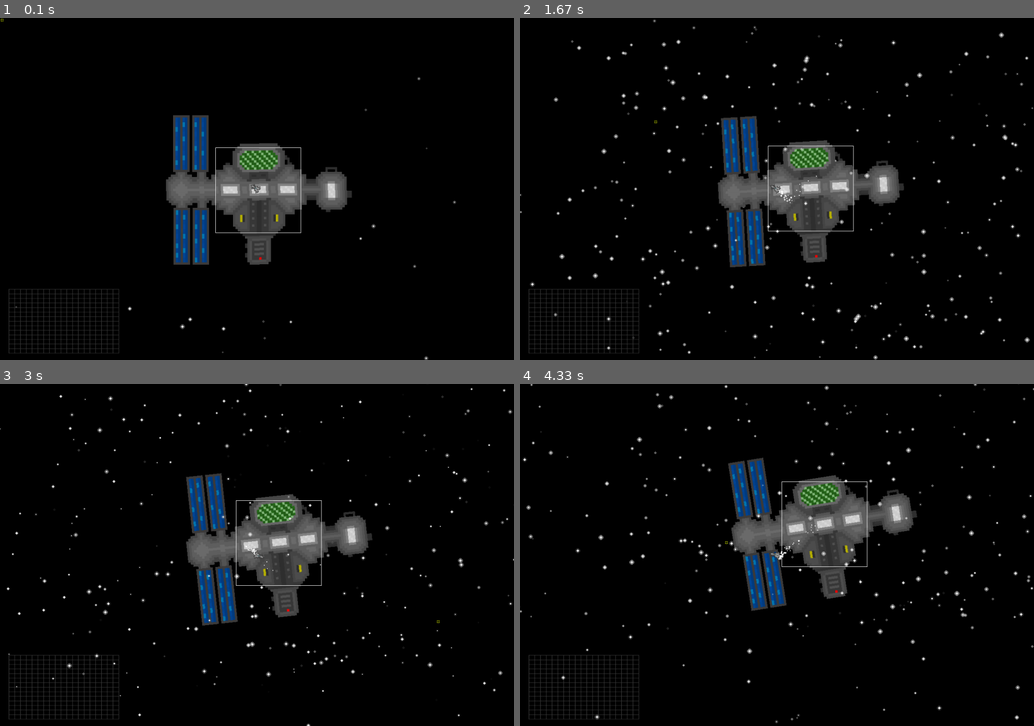
Above: before the commit, frames 1-4 (two rows, left to right).
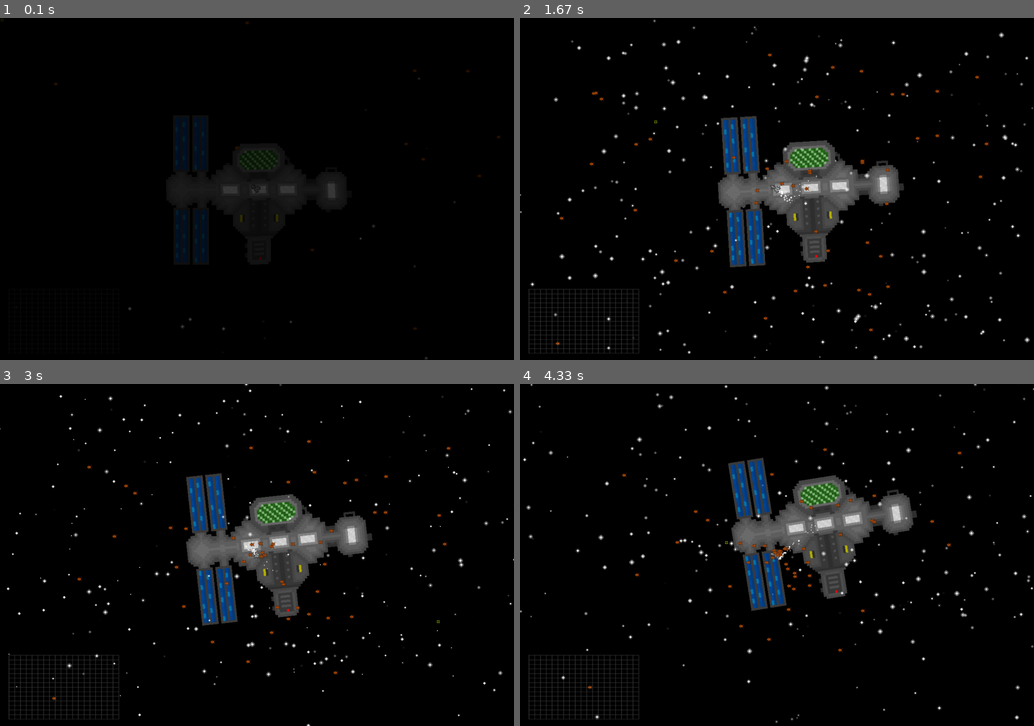
Above: after the commit, the same moments.

Repository: ztdnzunYT/Capstone-Project-2024
Game: pygame game, started from xzplore/xzplore.py
The game is run twice, just before and just after one commit, with the same random seed, the same clock (stepped at 60 frames per second) and the same inputs.
Inputs (mouse positions are in pixels of both pictures, inside the frame that each line leads up to):
- Up to frame 1 (0.1 s): no input
- Up to frame 2 (1.67 s): move the mouse to (756, 202) at 0.37 s; move the mouse to (617, 271) at 0.87 s; move the mouse to (653, 120) at 1.2 s
- Up to frame 3 (3 s): move the mouse to (452, 684) at 1.7 s; move the mouse to (61, 479) at 2.27 s; move the mouse to (436, 623) at 2.6 s
- Up to frame 4 (4.33 s): move the mouse to (633, 592) at 3.03 s; move the mouse to (622, 681) at 3.43 s; move the mouse to (725, 541) at 4.1 s

The runs differ from the first frame. In frame 1, 8.4% of the frame differs, in the area x 0-98%, y 0-100%; in frame 2, 0.5%; in frame 3, 0.5%; in frame 4, 0.5%.

Commit message:
Add files via upload

Diff:
--- a/xzplore/xzplore.py
+++ b/xzplore/xzplore.py
@@ -11,10 +11,14 @@
 SCREEN_HEIGHT = 800 #650
 FPS = 120
 BLACK  = (0,0,0)
-screen = pygame.display.set_mode((SCREEN_WIDTH,SCREEN_HEIGHT),vsync=False)
+screen = pygame.display.set_mode((SCREEN_WIDTH,SCREEN_HEIGHT),vsync=True)
 pygame.mouse.set_visible(False)
 Clock = pygame.time.Clock()
 Game_State = "Space"
+
+class Sounds():
+    lazer = pygame.mixer.Sound("laser-gun.mp3")
+    boom = pygame.mixer.Sound("boom.mp3")
 
 class World_pos():
     world_startX = SCREEN_WIDTH/2
@@ -158,7 +162,8 @@
         self.angle = 0
         self.rot_surf = self.surf
         self.velocity = 0
-        self.airlock = ((255,0,0),(self.x,self.y,10,10),1)
+        self.airlock = None
+
 
     def update(self,angle):
 
@@ -195,7 +200,12 @@
 
     def draw(self):
         screen.blit(self.rot_surf,self.rect)
-        pygame.draw.rect(screen,(255,255,255),(self.x-100,self.y-100,200,200),1)
+        surf = pygame.Surface((200,200),pygame.SRCALPHA)
+        self.airlock = surf.get_rect(center=(self.x,self.y))
+
+
+
+
 
 class Rocket_smoke():
 
@@ -298,7 +308,7 @@
 
     def blink(self):
         self.life_time+=0.02
-        transparency = round(50 * math.sin(self.life_time)+60)
+        transparency = round(50 * math.sin(self.life_time)+self.transparency)
         return transparency
 
     def draw(self):
@@ -457,11 +467,20 @@
         self.transparecy = 200
         self.surface = pygame.Surface((SCREEN_WIDTH,SCREEN_HEIGHT),pygame.SRCALPHA)
         self.rect = self.surface.get_rect(center=(0,0))
-
-
-    def update(self):
+        self.detection = 0
+
+    def update(self,spaceship):
         screen.blit(self.surface,(0,0))
         pygame.draw.rect(self.surface,(*self.color,self.transparecy),(0,0,SCREEN_WIDTH,SCREEN_HEIGHT))
+        mtos_dis = round(math.sqrt((mouse_pos[1]-spaceship.position[1])**2+(mouse_pos[0]-spaceship.position[0])**2))
+        if pygame.Rect.colliderect(spaceship.rect,space_station.airlock) and mtos_dis < World_pos.offset_distance:
+            transition_screen.color = (0,0,0)
+            self.transparecy = min(self.transparecy +1,255)
+        else:
+            self.transparecy = max(self.transparecy -1.5,0)
+        if self.transparecy == 255:
+           global Game_State
+           Game_State = "Spacestation"
 
 
 planet = Planet((3000,-1000),os.path.join("assets","desert_planet.png"),1500,(0,223,135),720/2,20)
@@ -490,7 +509,7 @@
 
 
         if len(background_stars) < 150:
-            background_stars.append(Star(random.randint(-25,SCREEN_WIDTH),random.randint(-25,SCREEN_HEIGHT),25,random.uniform(0,4),120,random.uniform(0.1,1),random.uniform(-.002,.002)))
+            background_stars.append(Star(random.randint(-25,SCREEN_WIDTH),random.randint(-25,SCREEN_HEIGHT),25,random.uniform(0,4),50,random.uniform(0.1,1),random.uniform(-.002,.002)))
 
         for star in background_stars:
             star.draw()
@@ -515,14 +534,18 @@
 
         Projectile.projectile_delay +=1
 
-        if Projectile.projectile_delay > 20:
+        if Projectile.projectile_delay > 10:
             if pygame.mouse.get_pressed()[2]:
+                sounds = [Sounds.lazer.set_volume(0.1),Sounds.lazer.set_volume(0.4)]
+                random.choice(sounds)
+                Sounds.lazer.play()
                 for projectile_num in range(2):
-                    projectiles.append(Projectile(spaceship.position,25,4.5,random.uniform(-.03,.03),(255,231,0),100))
+                    projectiles.append(Projectile(spaceship.position,25,5,random.uniform(-.03,.03),(255,231,0),100))
                 Projectile.projectile_delay = 0
 
         for projectile in projectiles[:]:
             projectile.draw()
+
             projectile.update()
             if projectile.x > SCREEN_WIDTH +30 or projectile.x < -30:
                 projectiles.remove(projectile)
@@ -533,17 +556,22 @@
         spaceship.point_towards(mouse_pos)
         spaceship.move(mouse_pos)
 
-        if len(parasites) < 0: #50
+        if len(parasites) < 50: #50
             parasites.append(Parasite(random.randint(0,SCREEN_WIDTH),random.randint(0,SCREEN_HEIGHT),os.path.join("assets","parasite1.png"),15,random.uniform(1,10)))
         for parasite in parasites:
             parasite.update(World_pos.dir_offset)
             for projectile in projectiles:
                 if pygame.Rect.colliderect(parasite.rect,projectile.rect):
+                    Sounds.boom.play()
                     for explosion_particle_num in range(random.randint(5,7)):
                         explosion_praticles.append(Explosion_particles((parasite.x,parasite.y),random.uniform(1,3),70,[random.uniform(-0.5,0.5),random.uniform(-0.3,0.3)]))
                     try:
                         projectiles.remove(projectile)
                         parasites.remove(parasite)
+                        if pygame.Rect.colliderect(spaceship.rect,space_station.airlock) == False:
+
+                            transition_screen.color = (255,255,255)
+                            transition_screen.transparecy = random.randint(0,20)
                     except:
                         pass
 
@@ -552,7 +580,7 @@
             explosion.update()
 
         if len(foreground_stars) < 150:
-            foreground_stars.append(Star(random.randint(-25,SCREEN_WIDTH),random.randint(-25,SCREEN_HEIGHT),25,random.uniform(0,4),120,random.uniform(5,15)/10,random.uniform(-.002,.002)))
+            foreground_stars.append(Star(random.randint(-25,SCREEN_WIDTH),random.randint(-25,SCREEN_HEIGHT),25,random.uniform(0,4),50,random.uniform(5,15)/10,random.uniform(-.002,.002)))
 
         for star in foreground_stars:
             star.draw()
@@ -566,7 +594,9 @@
         crosshair.draw()
         crosshair.update(pygame.mouse.get_pos())
 
-    #transition_screen.update()
+    transition_screen.update(spaceship)
+
+
 
     Clock.tick(FPS)
     pygame.display.flip()
